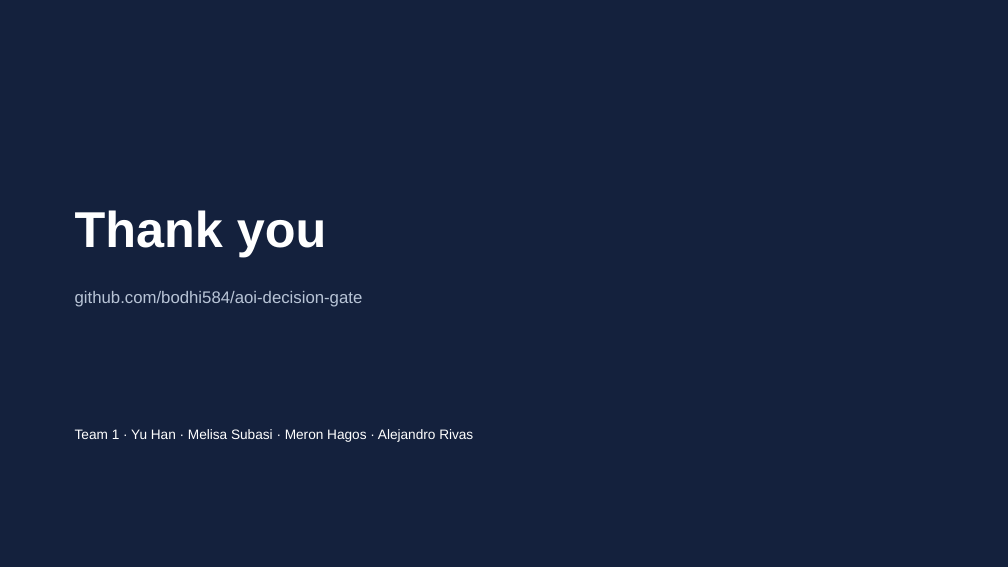
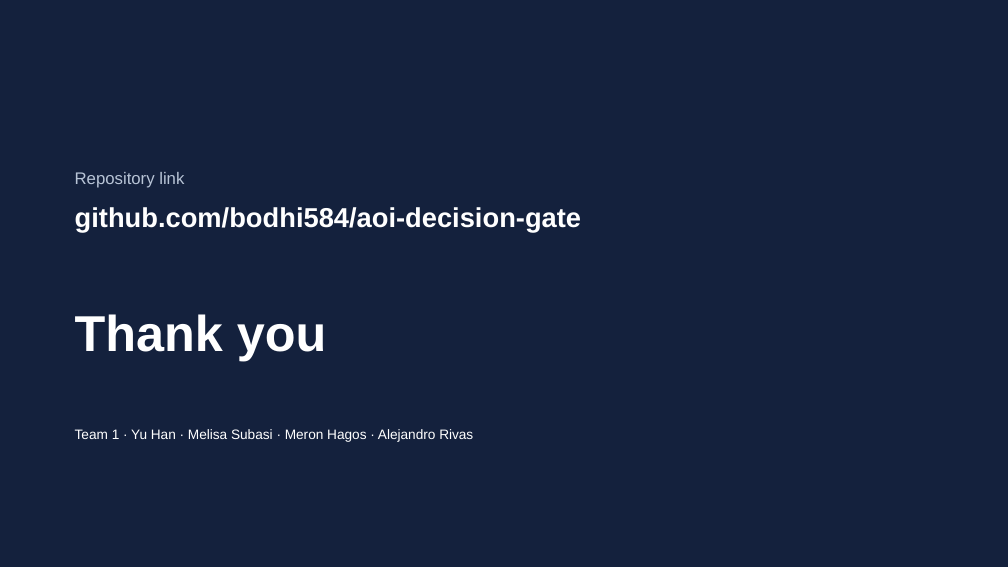
Before and after one commit to bodhi584/aoi-decision-gate, a slide deck: slide 16 of docs/slides_revised_topic.pptx (slide 25 before the commit). Drawn at 1008x567 pixels with LibreOffice and Linux fonts; fonts in the diff are those of the drawing. Boxes give left, top, right and bottom in pixels: in the first picture for what was removed or moved away, otherwise in the second. Text is boxed around its words. In the diff, an @@ line names an element or a change of style, - is before the commit and + after.

```diff
--- a/docs/slides_revised_topic.pptx
+++ b/docs/slides_revised_topic.pptx
@@ text added at bbox=[75, 172, 184, 188], 16 pt, text #B8C4D6 @@
+Repository link
@@ text "github.com/bodhi584/aoi-decision-gate": place and size @@
-text "github.com/bodhi584/aoi-decision-gate" at bbox=[75, 291, 363, 307]
+text "github.com/bodhi584/aoi-decision-gate" at bbox=[75, 207, 581, 232]
@@ text "github.com/bodhi584/aoi-decision-gate" at bbox=[75, 207, 581, 232]: size 16 to 26 pt, text colour #B8C4D6 to #FFFFFF, bold on @@
@@ text "Thank you": place and size @@
-text "Thank you" at bbox=[75, 210, 326, 257]
+text "Thank you" at bbox=[75, 314, 326, 361]
```
Also in this commit, not shown: 11 other slides changed, 3 slides added, 12 slides removed, 28 other files.
